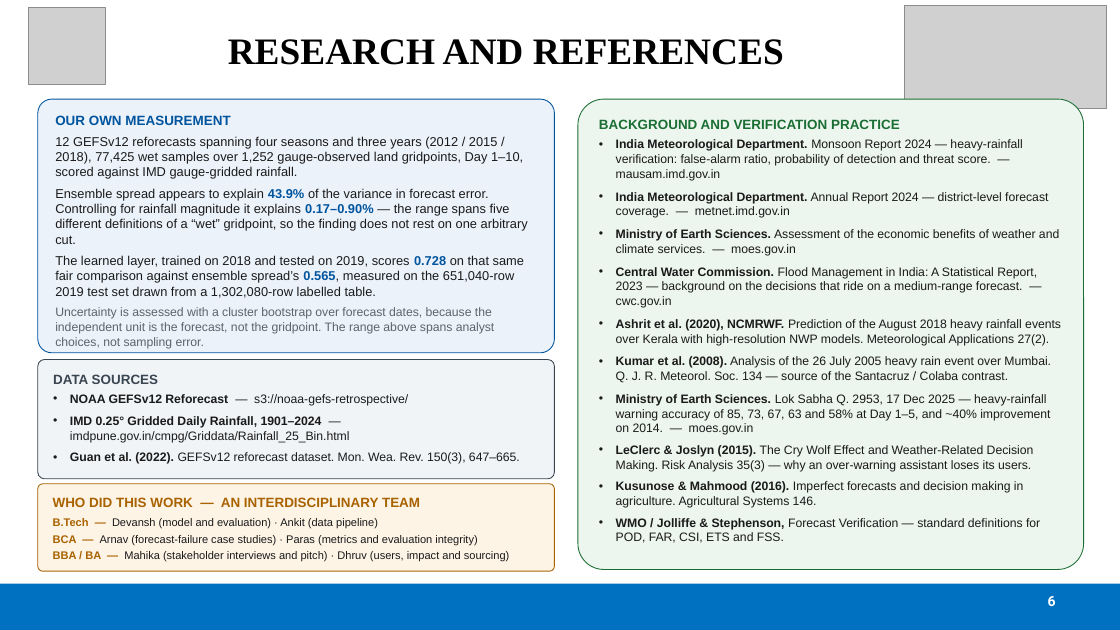
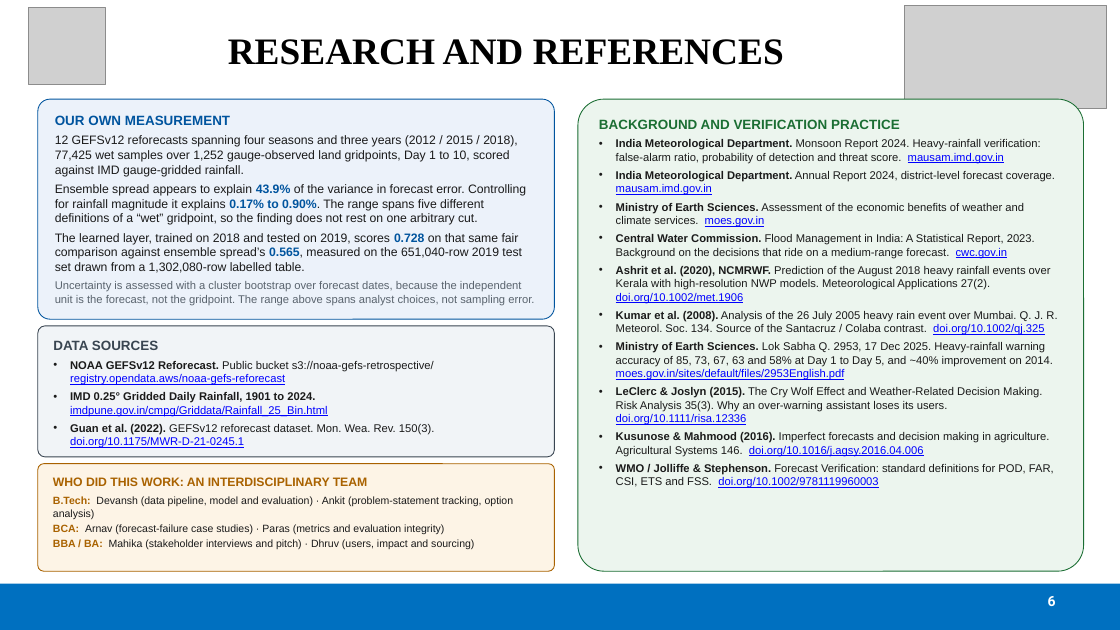
Before and after one commit to devanshxNishu/vishwas, a slide deck: slide 6 of deck/VISHWAS_SIH.pptx. Drawn at 1120x630 pixels with LibreOffice and Linux fonts; fonts in the diff are those of the drawing; grey boxes stand for pictures. Boxes give left, top, right and bottom in pixels: in the first picture for what was removed or moved away, otherwise in the second. Text is boxed around its words. In the diff, an @@ line names an element or a change of style, - is before the commit and + after.

```diff
--- a/deck/VISHWAS_SIH.pptx
+++ b/deck/VISHWAS_SIH.pptx
@@ rounded rectangle "OUR OWN MEASUREMENT": place and size @@
-rounded rectangle "OUR OWN MEASUREMENT" at [38,99,555,353]
+rounded rectangle "OUR OWN MEASUREMENT" at [38,99,555,319]
@@ text in rounded rectangle at [55,135,526,225]: text changed; size 11 to 10.5 pt @@
-12 GEFSv12 reforecasts spanning four seasons and three years (2012 / 2015 / 2018), 77,425 wet samples over 1,252 gauge-observed land gridpoints, Day 1–10, scored against IMD gauge-gridded rainfall.
-Ensemble spread appears to explain 43.9% of the variance in forecast error. Controlling for rainfall magnitude it explains 0.17–0.90% — the range spans five different definitions of a “wet” gridpoint, so the finding does not rest on one arbitrary cut.
+12 GEFSv12 reforecasts spanning four seasons and three years (2012 / 2015 / 2018), 77,425 wet samples over 1,252 gauge-observed land gridpoints, Day 1 to 10, scored against IMD gauge-gridded rainfall.
+Ensemble spread appears to explain 43.9% of the variance in forecast error. Controlling for rainfall magnitude it explains 0.17% to 0.90%. The range spans five different definitions of a “wet” gridpoint, so the finding does not rest on one arbitrary cut.
@@ text in rounded rectangle at [616,139,1057,488]: text changed; size 10.5 to 9.6 pt @@
-• India Meteorological Department. Monsoon Report 2024 — heavy-rainfall verification: false-alarm ratio, probability of detection and threat score. — mausam.imd.gov.in
-• India Meteorological Department. Annual Report 2024 — district-level forecast coverage. — metnet.imd.gov.in
-• Ministry of Earth Sciences. Assessment of the economic benefits of weather and climate services. — moes.gov.in
-• Central Water Commission. Flood Management in India: A Statistical Report, 2023 — background on the decisions that ride on a medium-range forecast. — cwc.gov.in
-• Ashrit et al. (2020), NCMRWF. Prediction of the August 2018 heavy rainfall events over Kerala with high-resolution NWP models. Meteorological Applications 27(2).
-• Kumar et al. (2008). Analysis of the 26 July 2005 heavy rain event over Mumbai. Q. J. R. Meteorol. Soc. 134 — source of the Santacruz / Colaba contrast.
-• Ministry of Earth Sciences. Lok Sabha Q. 2953, 17 Dec 2025 — heavy-rainfall warning accuracy of 85, 73, 67, 63 and 58% at Day 1–5, and ~40% improvement on 2014. — moes.gov.in
-• LeClerc & Joslyn (2015). The Cry Wolf Effect and Weather-Related Decision Making. Risk Analysis 35(3) — why an over-warning assistant loses its users.
-• Kusunose & Mahmood (2016). Imperfect forecasts and decision making in agriculture. Agricultural Systems 146.
-• WMO / Jolliffe & Stephenson, Forecast Verification — standard definitions for POD, FAR, CSI, ETS and FSS.
+• India Meteorological Department. Monsoon Report 2024. Heavy-rainfall verification: false-alarm ratio, probability of detection and threat score. mausam.imd.gov.in
+• India Meteorological Department. Annual Report 2024, district-level forecast coverage. mausam.imd.gov.in
+• Ministry of Earth Sciences. Assessment of the economic benefits of weather and climate services. moes.gov.in
+• Central Water Commission. Flood Management in India: A Statistical Report, 2023. Background on the decisions that ride on a medium-range forecast. cwc.gov.in
+• Ashrit et al. (2020), NCMRWF. Prediction of the August 2018 heavy rainfall events over Kerala with high-resolution NWP models. Meteorological Applications 27(2). doi.org/10.1002/met.1906
+• Kumar et al. (2008). Analysis of the 26 July 2005 heavy rain event over Mumbai. Q. J. R. Meteorol. Soc. 134. Source of the Santacruz / Colaba contrast. doi.org/10.1002/qj.325
+• Ministry of Earth Sciences. Lok Sabha Q. 2953, 17 Dec 2025. Heavy-rainfall warning accuracy of 85, 73, 67, 63 and 58% at Day 1 to Day 5, and ~40% improvement on 2014. moes.gov.in/sites/default/files/2953English.pdf
+• LeClerc & Joslyn (2015). The Cry Wolf Effect and Weather-Related Decision Making. Risk Analysis 35(3). Why an over-warning assistant loses its users. doi.org/10.1111/risa.12336
+• Kusunose & Mahmood (2016). Imperfect forecasts and decision making in agriculture. Agricultural Systems 146. doi.org/10.1016/j.agsy.2016.04.006
+• WMO / Jolliffe & Stephenson. Forecast Verification: standard definitions for POD, FAR, CSI, ETS and FSS. doi.org/10.1002/9781119960003
@@ text in rounded rectangle at [55,233,534,306]: size 11 to 10.5 pt in "The learned layer, trained on 2018 and ..."; size 10.5 to 9.6 pt in "Uncertainty is assessed with a cluster bootstrap ..."; less space between paragraphs @@
@@ rounded rectangle "DATA SOURCES": place and size @@
-rounded rectangle "DATA SOURCES" at [38,360,555,479]
+rounded rectangle "DATA SOURCES" at [38,326,555,457]
@@ text in rounded rectangle at [70,361,434,448]: text changed; size 10.5 to 9.6 pt @@
-• NOAA GEFSv12 Reforecast — s3://noaa-gefs-retrospective/
-• IMD 0.25° Gridded Daily Rainfall, 1901–2024 — imdpune.gov.in/cmpg/Griddata/Rainfall_25_Bin.html
-• Guan et al. (2022). GEFSv12 reforecast dataset. Mon. Wea. Rev. 150(3), 647–665.
+• NOAA GEFSv12 Reforecast. Public bucket s3://noaa-gefs-retrospective/ registry.opendata.aws/noaa-gefs-reforecast
+• IMD 0.25° Gridded Daily Rainfall, 1901 to 2024. imdpune.gov.in/cmpg/Griddata/Rainfall_25_Bin.html
+• Guan et al. (2022). GEFSv12 reforecast dataset. Mon. Wea. Rev. 150(3). doi.org/10.1175/MWR-D-21-0245.1
@@ rounded rectangle "WHO DID THIS WORK: AN ...": place and size @@
-rounded rectangle "WHO DID THIS WORK: AN ..." at [38,484,555,571]
+rounded rectangle "WHO DID THIS WORK: AN ..." at [38,464,555,571]
@@ text in rounded rectangle at [53,477,514,549]: text changed; size 9.5 to 9 pt @@
-WHO DID THIS WORK — AN INTERDISCIPLINARY TEAM
-B.Tech — Devansh (model and evaluation) · Ankit (data pipeline)
-BCA — Arnav (forecast-failure case studies) · Paras (metrics and evaluation integrity)
-BBA / BA — Mahika (stakeholder interviews and pitch) · Dhruv (users, impact and sourcing)
+WHO DID THIS WORK: AN INTERDISCIPLINARY TEAM
+B.Tech: Devansh (data pipeline, model and evaluation) · Ankit (problem-statement tracking, option analysis)
+BCA: Arnav (forecast-failure case studies) · Paras (metrics and evaluation integrity)
+BBA / BA: Mahika (stakeholder interviews and pitch) · Dhruv (users, impact and sourcing)
```
Also in this commit, not shown: 5 other slides changed, 14 other files.
